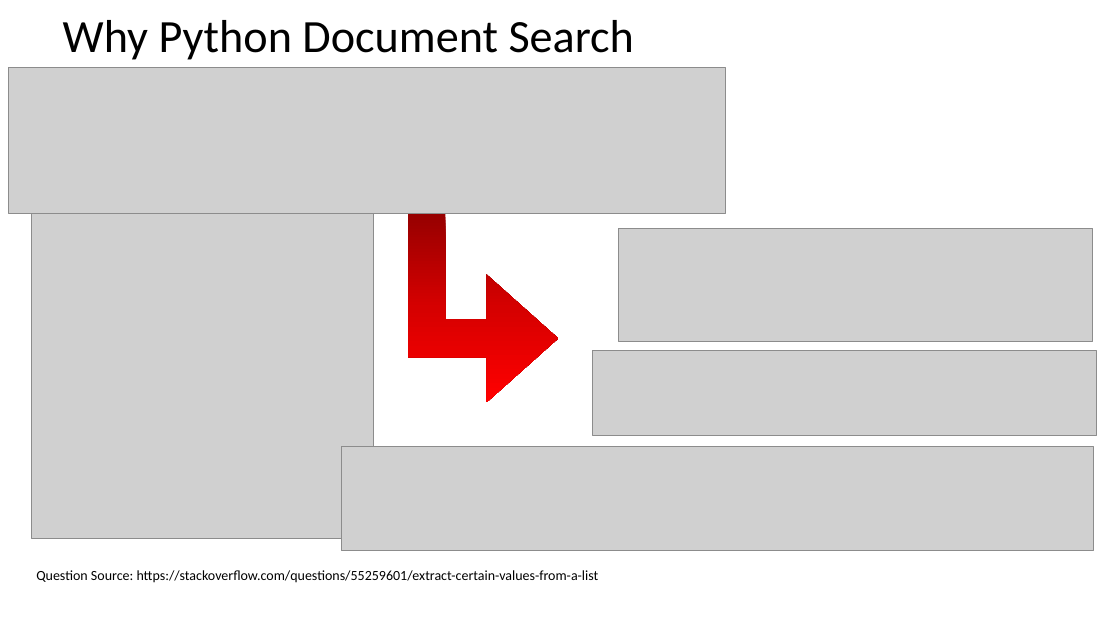
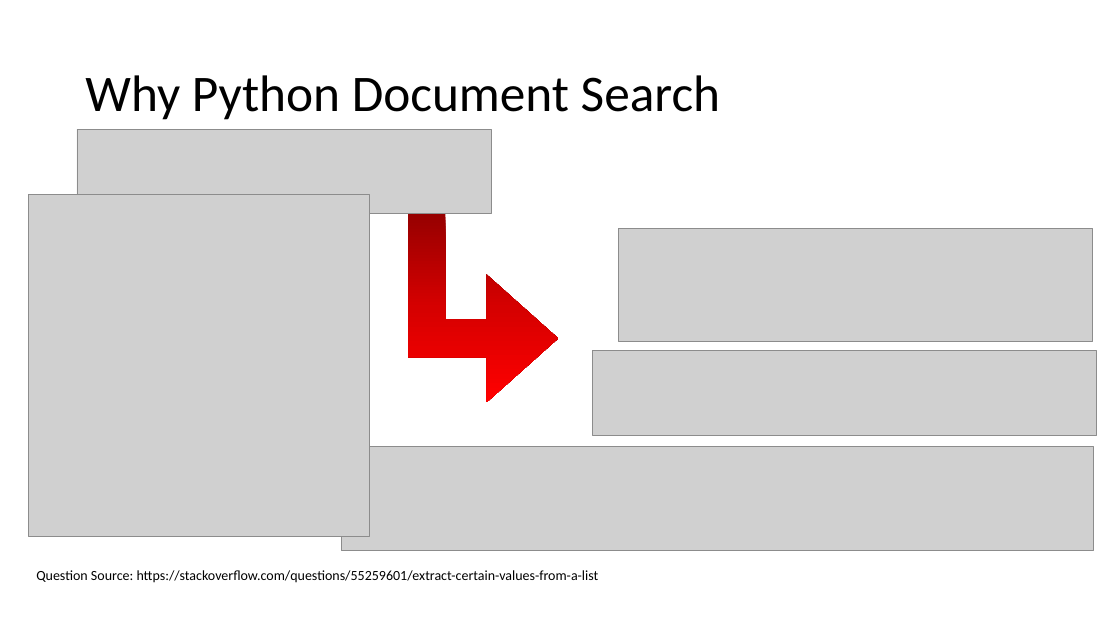
Before and after one commit to cushionbadak/PyMaker, a slide deck: slide 3 of Speech/NLP_2nd_speech.pptx. Drawn at 1120x630 pixels with LibreOffice and Linux fonts; fonts in the diff are those of the drawing; grey boxes stand for pictures. Boxes give left, top, right and bottom in pixels: in the first picture for what was removed or moved away, otherwise in the second. Text is boxed around its words. In the diff, an @@ line names an element or a change of style, - is before the commit and + after.

Commit message:
2nd Presentation

```diff
--- a/Speech/NLP_2nd_speech.pptx
+++ b/Speech/NLP_2nd_speech.pptx
@@ title "Why Python Document Search": place and size @@
-title "Why Python Document Search" at (63, 20, 634, 60)
+title "Why Python Document Search" at (85, 75, 720, 120)
@@ title "Why Python Document Search" at (85, 75, 720, 120): size 39.6 to 44 pt @@
@@ picture: place and size @@
-picture at (9, 67, 726, 213)
+picture at (77, 129, 492, 214)
@@ picture: place and size @@
-picture at (32, 197, 374, 539)
+picture at (28, 195, 370, 537)
```
Also in this commit, not shown: 2 other slides changed, 27 slides added, 9 slides removed, 3 other files.
